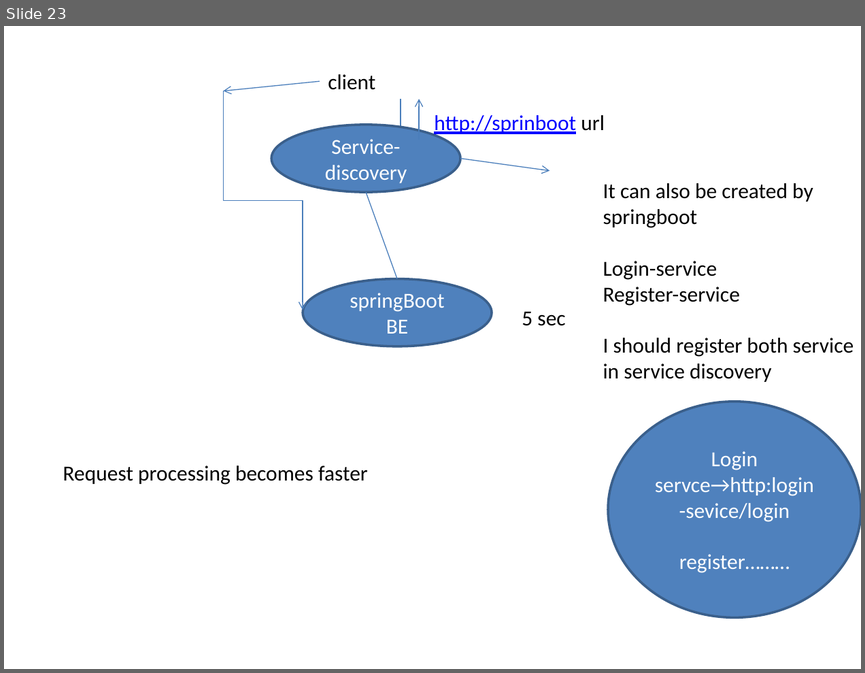
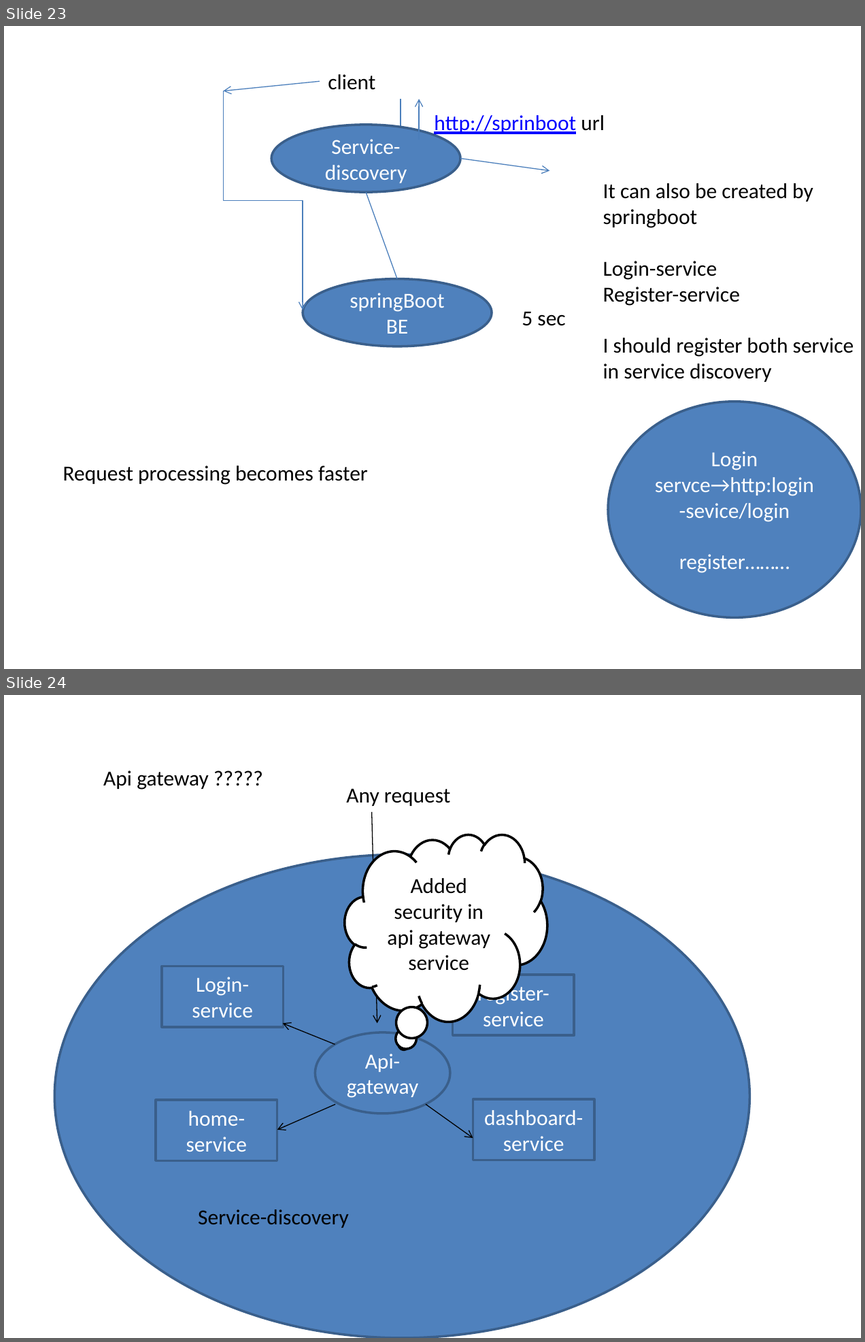
Before and after one commit to shiva3110/Finance-Management-service, a slide deck: notes/SpringbootPPT.pptx. Shown one above the other, each under a label of ours: slide 23 before the commit, slides 23 and 24 after it. The pictures are 865x673 and 865x1342 pixels, drawn with LibreOffice and Linux fonts; fonts in the diff are those of the drawing. Boxes give left, top, right and bottom in pixels: in the first picture for what was removed or moved away, otherwise in the second. Text is boxed around its words. In the diff, an @@ line names an element or a change of style, - is before the commit and + after.

Commit message:
cloud db, api-gateway

```diff
--- a/notes/SpringbootPPT.pptx
+++ b/notes/SpringbootPPT.pptx
@@ slide 24 added at box(4, 695, 861, 1338), background #FFFFFF @@
@@ text added at box(103, 770, 209, 790), 18 pt, text #000000 @@
+Api gateway ?????
@@ text added at box(346, 788, 450, 806), 18 pt, text #000000 @@
+Any request
@@ arrow added from (372, 811) to (377, 1023), #000000 0.75 pt @@
@@ thought cloud added at box(345, 834, 547, 1021), fill #FFFFFF, outline #000000 2 pt, 18 pt, text #000000 @@
+Added security in api gateway service
@@ ellipse added at box(54, 854, 749, 1338), fill #4F81BD, outline #3A5F8C 2 pt @@
@@ rectangle added at box(162, 966, 283, 1027), fill #4F81BD, outline #3A5F8C 2 pt, 18 pt, text #FFFFFF @@
+Login-service
@@ rectangle added at box(453, 974, 575, 1035), fill #4F81BD, outline #3A5F8C 2 pt, 18 pt, text #FFFFFF @@
+register-service
@@ arrow added from (334, 1044) to (283, 1023), #000000 0.75 pt @@
@@ ellipse added at box(315, 1032, 449, 1113), fill #4F81BD, outline #3A5F8C 2 pt, 18 pt, text #FFFFFF @@
+Api-gateway
@@ rectangle added at box(156, 1100, 277, 1160), fill #4F81BD, outline #3A5F8C 2 pt, 18 pt, text #FFFFFF @@
+home-service
@@ rectangle added at box(473, 1100, 594, 1160), fill #4F81BD, outline #3A5F8C 2 pt, 18 pt, text #FFFFFF @@
+dashboard-service
@@ arrow added from (336, 1104) to (277, 1130), #000000 0.75 pt @@
@@ arrow added from (426, 1104) to (473, 1138), #000000 0.75 pt @@
@@ text added at box(198, 1209, 349, 1227), 18 pt, text #000000 @@
+Service-discovery
```
Also in this commit, not shown: 1 slide removed, 13 other files.
